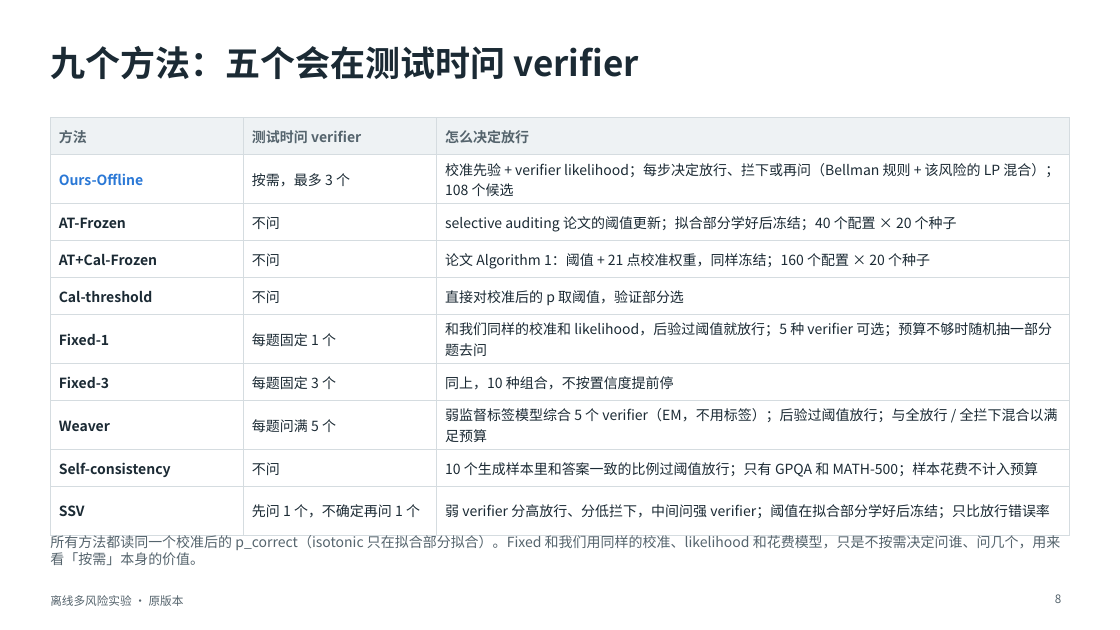
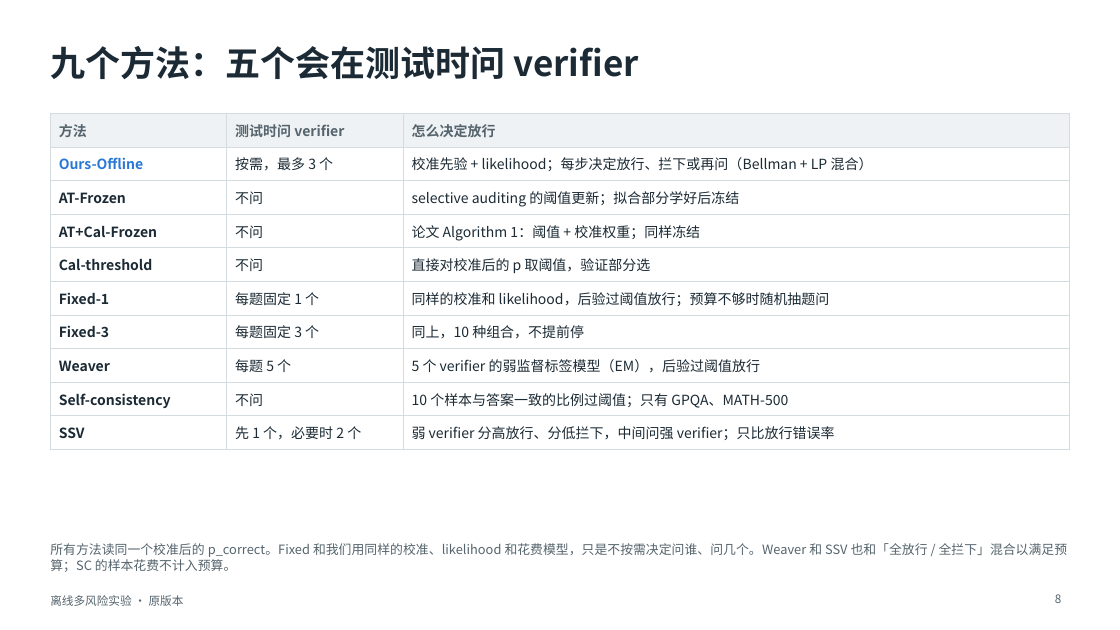
Before and after one commit to toz015/verification_generation_experiment, a slide deck: slide 8 of reports/offline_multirisk_20261116_calibrated/deck/离线多风险实验_原版本.pptx. Drawn at 1120x630 pixels with LibreOffice and Linux fonts; fonts in the diff are those of the drawing. Boxes give left, top, right and bottom in pixels: in the first picture for what was removed or moved away, otherwise in the second. Text is boxed around its words. In the diff, an @@ line names an element or a change of style, - is before the commit and + after.

```diff
--- a/reports/offline_multirisk_20261116_calibrated/deck/离线多风险实验_原版本.pptx
+++ b/reports/offline_multirisk_20261116_calibrated/deck/离线多风险实验_原版本.pptx
@@ table at (50, 113, 1070, 444) @@
-row 2, column 3: 校准先验 + verifier likelihood；每步决定放行、拦下或再问（Bellman 规则 + 该风险的 LP 混合）；108 个候选
+row 2, column 3: 校准先验 + likelihood；每步决定放行、拦下或再问（Bellman + LP 混合）
-row 3, column 3: selective auditing 论文的阈值更新；拟合部分学好后冻结；40 个配置 × 20 个种子
+row 3, column 3: selective auditing 的阈值更新；拟合部分学好后冻结
-row 4, column 3: 论文 Algorithm 1：阈值 + 21 点校准权重，同样冻结；160 个配置 × 20 个种子
+row 4, column 3: 论文 Algorithm 1：阈值 + 校准权重；同样冻结
-row 6, column 3: 和我们同样的校准和 likelihood，后验过阈值就放行；5 种 verifier 可选；预算不够时随机抽一部分题去问
+row 6, column 3: 同样的校准和 likelihood，后验过阈值放行；预算不够时随机抽题问
-row 7, column 3: 同上，10 种组合，不按置信度提前停
+row 7, column 3: 同上，10 种组合，不提前停
-row 8, column 2: 每题问满 5 个
+row 8, column 2: 每题 5 个
-row 8, column 3: 弱监督标签模型综合 5 个 verifier（EM，不用标签）；后验过阈值放行；与全放行 / 全拦下混合以满足预算
+row 8, column 3: 5 个 verifier 的弱监督标签模型（EM），后验过阈值放行
-row 9, column 3: 10 个生成样本里和答案一致的比例过阈值放行；只有 GPQA 和 MATH-500；样本花费不计入预算
+row 9, column 3: 10 个样本与答案一致的比例过阈值；只有 GPQA、MATH-500
-row 10, column 2: 先问 1 个，不确定再问 1 个
+row 10, column 2: 先 1 个，必要时 2 个
-row 10, column 3: 弱 verifier 分高放行、分低拦下，中间问强 verifier；阈值在拟合部分学好后冻结；只比放行错误率
+row 10, column 3: 弱 verifier 分高放行、分低拦下，中间问强 verifier；只比放行错误率
@@ table: place and size @@
-table at (50, 118, 1070, 522)
+table at (50, 113, 1070, 444)
@@ text at (50, 543, 1068, 572): text changed; size 12 to 11 pt @@
-所有方法都读同一个校准后的 p_correct（isotonic 只在拟合部分拟合）。Fixed 和我们用同样的校准、likelihood 和花费模型，只是不按需决定问谁、问几个，用来看「按需」本身的价值。
+所有方法读同一个校准后的 p_correct。Fixed 和我们用同样的校准、likelihood 和花费模型，只是不按需决定问谁、问几个。Weaver 和 SSV 也和「全放行 / 全拦下」混合以满足预算；SC 的样本花费不计入预算。
```
Also in this commit, not shown: 1 other file.
